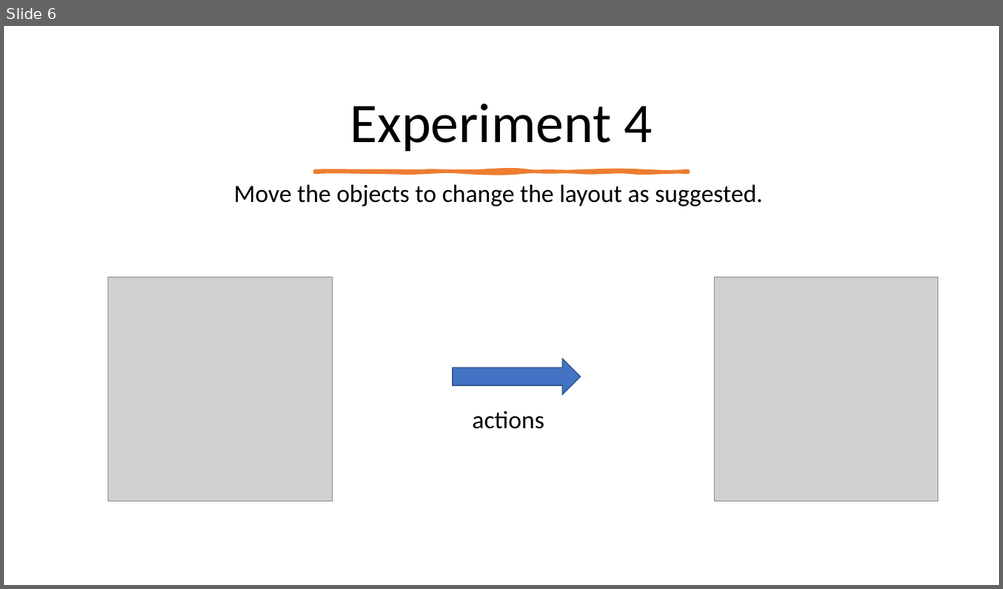
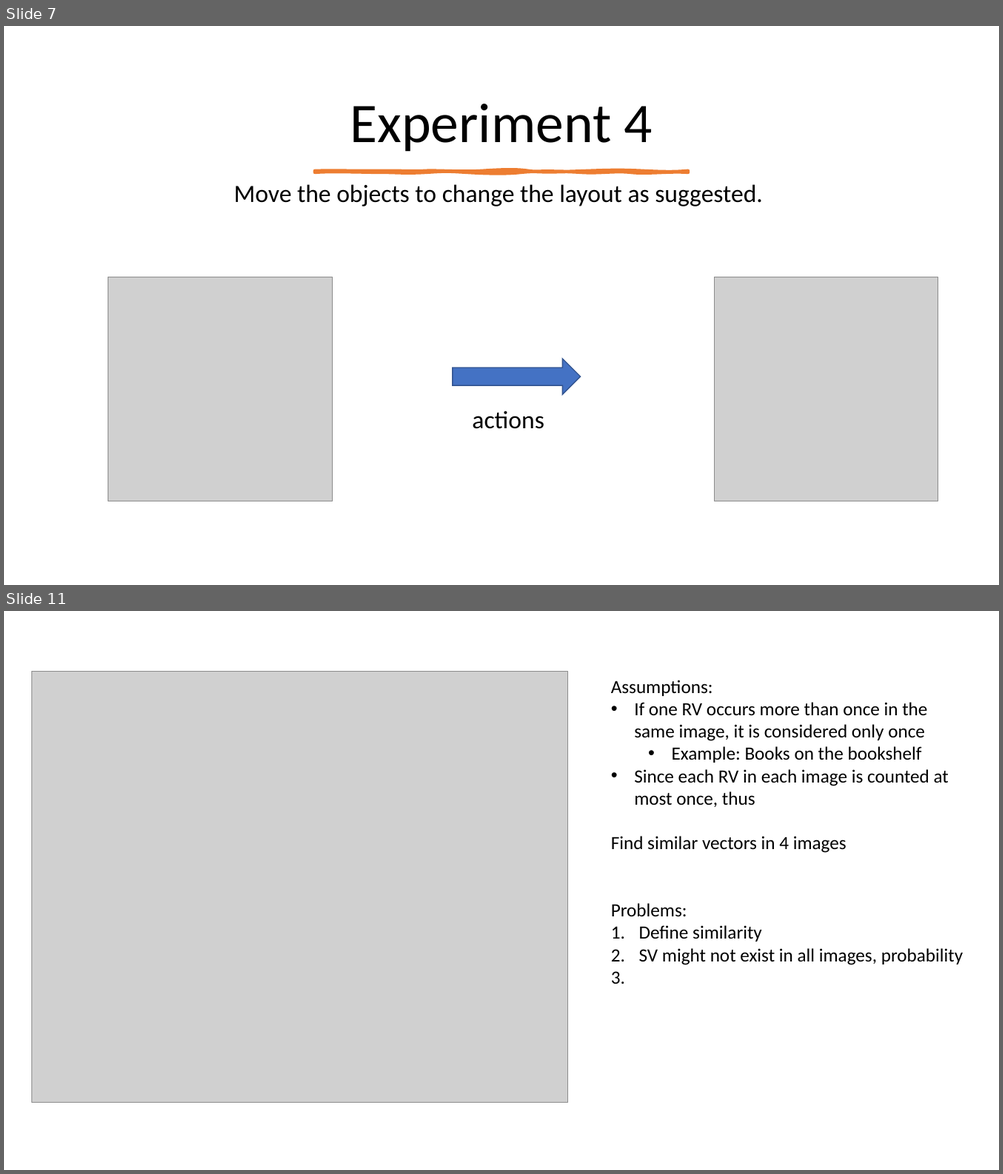
Before and after one commit to akweury/nsai_note, a slide deck: spatial_relation_vector.pptx. Shown one above the other, each under a label of ours: slide 6 before the commit, slides 7 and 11 after it; the slides between them are not shown. The pictures are 1003x589 and 1003x1174 pixels, drawn with LibreOffice and Linux fonts; fonts in the diff are those of the drawing; grey boxes stand for pictures. Boxes give left, top, right and bottom in pixels: in the first picture for what was removed or moved away, otherwise in the second. Text is boxed around its words. In the diff, an @@ line names an element or a change of style, - is before the commit and + after.

```diff
--- a/spatial_relation_vector.pptx
+++ b/spatial_relation_vector.pptx
@@ slide 11 added at (x1=4, y1=611, x2=999, y2=1170), background #FFFFFF @@
@@ picture added at (x1=31, y1=671, x2=567, y2=1102) @@
@@ text added at (x1=611, y1=680, x2=962, y2=965), 18 pt, text #000000 @@
+Assumptions:
+• If one RV occurs more than once in the same image, it is considered only once
+  • Example: Books on the bookshelf
+• Since each RV in each image is counted at most once, thus
+Find similar vectors in 4 images
+Problems:
+1. Define similarity
+2. SV might not exist in all images, probability
@@ what was slide 6 is now slide 7 @@
```
Also in this commit, not shown: 2 slides changed, 16 other slides added.
